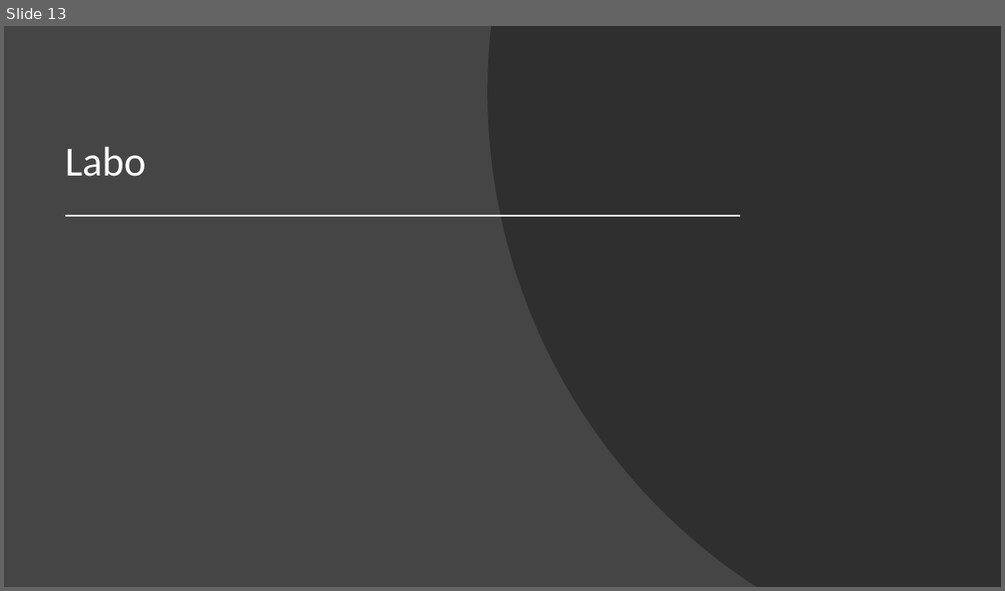
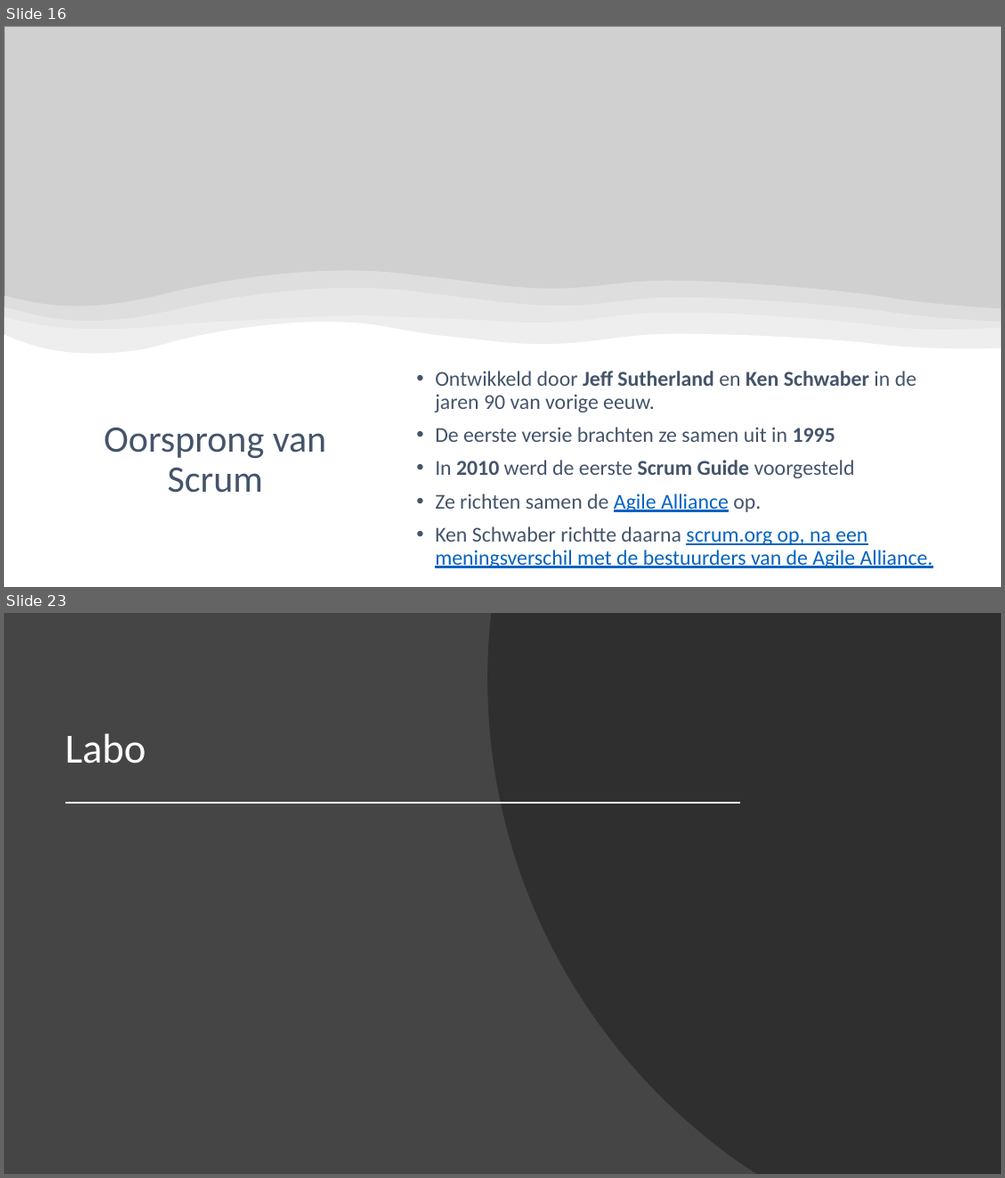
Before and after one commit to Fleximinded/BasicCSharp, a slide deck: Powerpoints/Projectmanagement.pptx. Shown one above the other, each under a label of ours: slide 13 before the commit, slides 16 and 23 after it; the slides between them are not shown. The pictures are 1005x591 and 1005x1178 pixels, drawn with LibreOffice and Linux fonts; fonts in the diff are those of the drawing; grey boxes stand for pictures. Boxes give left, top, right and bottom in pixels: in the first picture for what was removed or moved away, otherwise in the second. Text is boxed around its words. In the diff, an @@ line names an element or a change of style, - is before the commit and + after.

```diff
--- a/Powerpoints/Projectmanagement.pptx
+++ b/Powerpoints/Projectmanagement.pptx
@@ slide 16 added at bbox=[4, 26, 1001, 587], background #FFFFFF @@
@@ picture added at bbox=[4, 26, 1001, 408] @@
@@ group added at bbox=[4, 271, 1001, 419]: 4 freeform shapes @@
@@ text added at bbox=[435, 370, 933, 568], 20.4 pt, text #44546A @@
+• Ontwikkeld door Jeff Sutherland en Ken Schwaber in de jaren 90 van vorige eeuw.
+• De eerste versie brachten ze samen uit in 1995
+• In 2010 werd de eerste Scrum Guide voorgesteld
+• Ze richten samen de Agile Alliance op.
+• Ken Schwaber richtte daarna scrum.org op, na een meningsverschil met de bestuurders van de Agile Alliance.
@@ title added at bbox=[104, 426, 327, 492], 36 pt, text #44546A @@
+Oorsprong van
+Scrum
@@ what was slide 13 is now slide 23 @@
```
Also in this commit, not shown: 11 other slides added, 2 slides removed, 10 other files.
